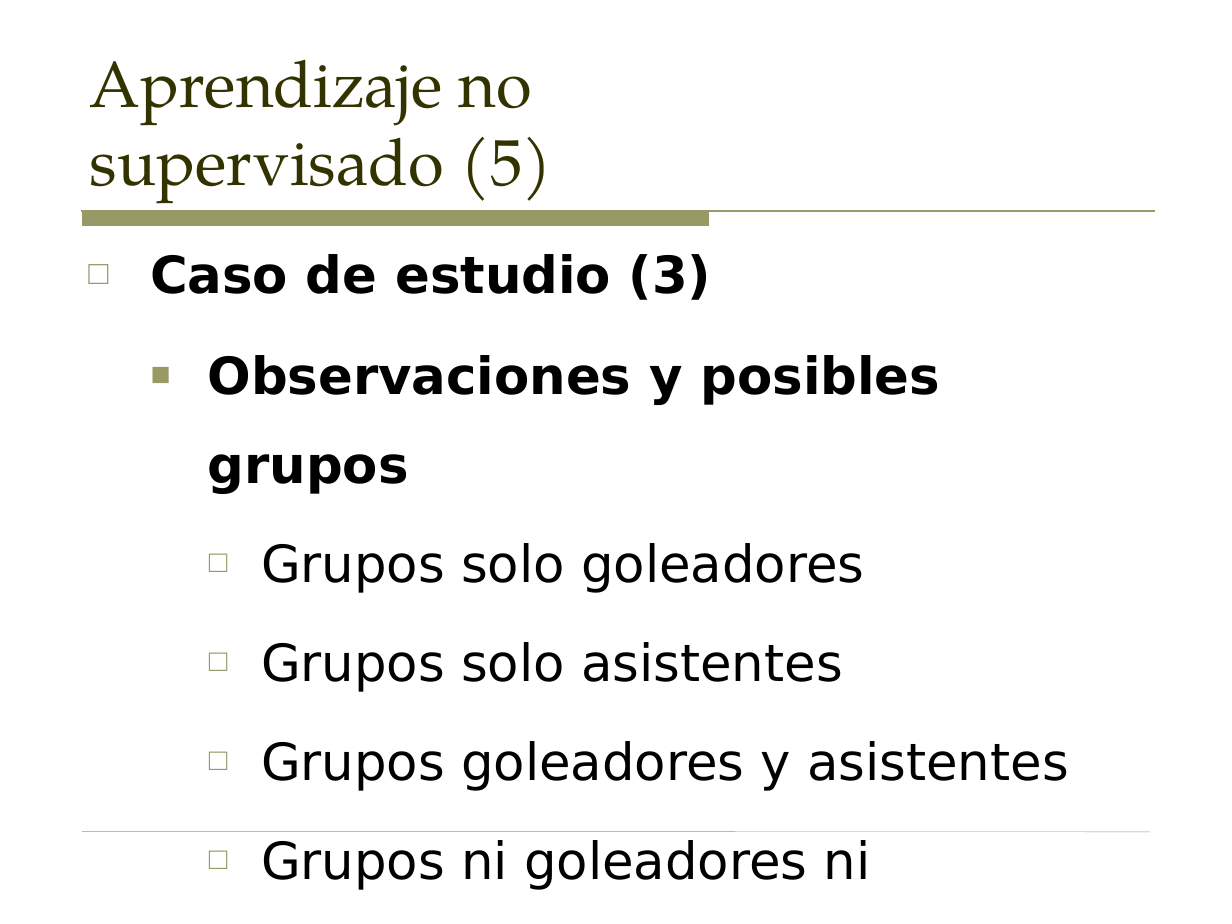
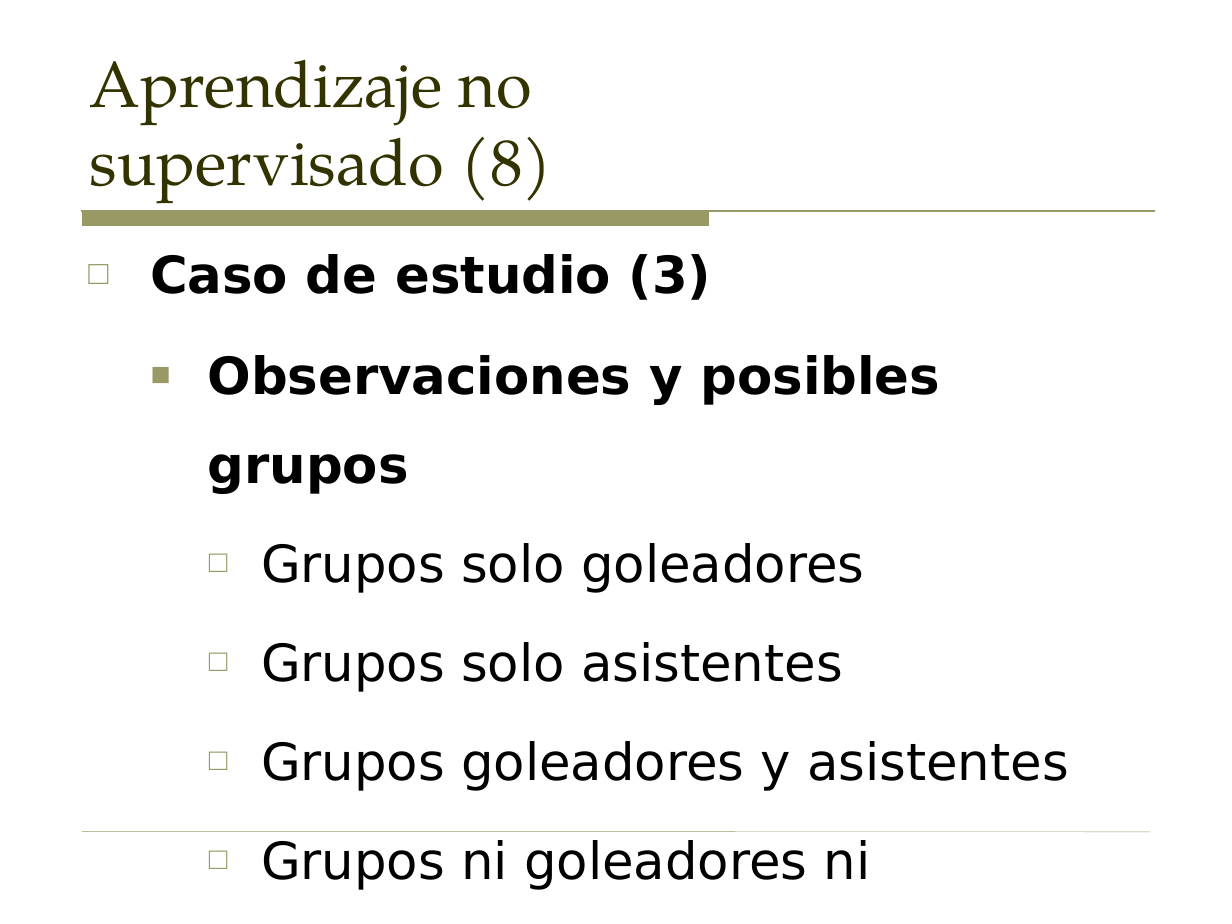
Before and after one commit to sergarb1/TallerAprendizajeAutomaticoPython, a slide deck: slide 38 of Taller - Introduccion al aprendizaje automatico (Supervisado y no supervisado).odp (slide 37 before the commit). Drawn at 1232x924 pixels with LibreOffice and Linux fonts; fonts in the diff are those of the drawing. Boxes give left, top, right and bottom in pixels: in the first picture for what was removed or moved away, otherwise in the second. Text is boxed around its words. In the diff, an @@ line names an element or a change of style, - is before the commit and + after.

```diff
--- a/Taller - Introduccion al aprendizaje automatico (Supervisado y no supervisado).odp
+++ b/Taller - Introduccion al aprendizaje automatico (Supervisado y no supervisado).odp
@@ title at (89, 59, 553, 204): text changed @@
-Aprendizaje no
-supervisado (5)
+Aprendizaje no
+supervisado (8)
```
Also in this commit, not shown: 8 other slides changed, 1 slide added, 11 other files.
